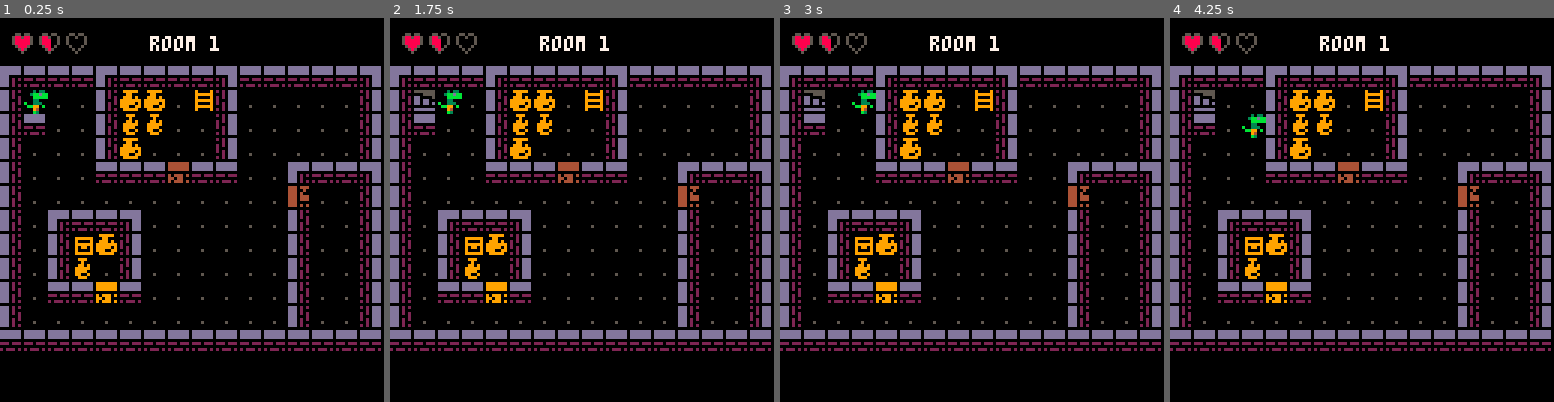
Above: before the commit, frames 1-4 (left to right).
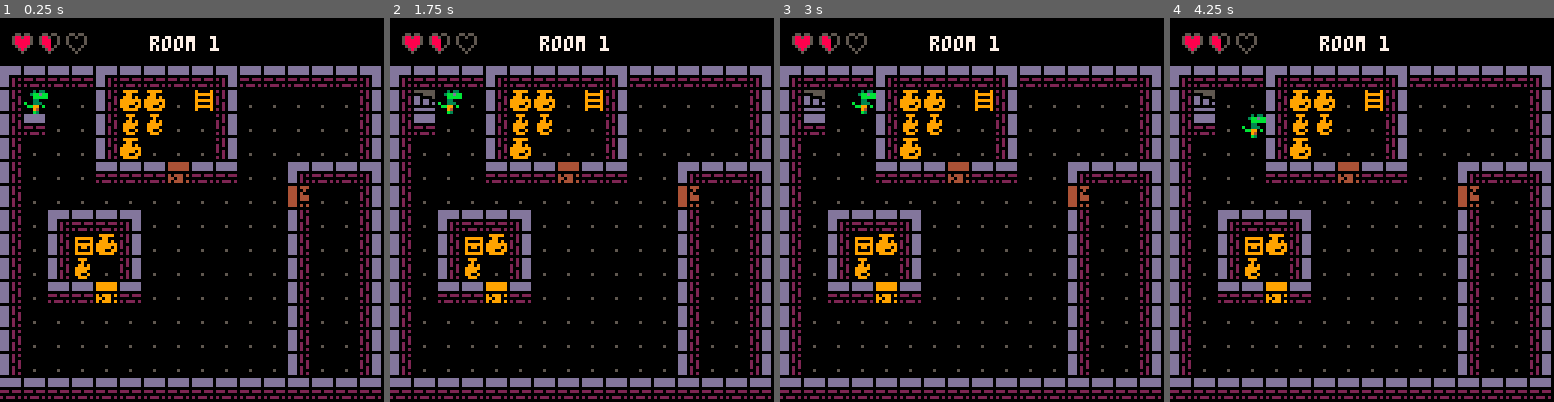
Above: after the commit, the same moments.

Repository: robotspacefish/dungeon_dino
Game: PICO-8 cartridge dungeon_dino.p8
Two runs of this game, one before a commit and one after it. Both use one fixed random seed, a clock stepped at 60 frames per second and the inputs below.
Inputs:
- Up to frame 1 (0.25 s): no input
- Up to frame 2 (1.75 s): hold Right from 1.6 s (still down)
- Up to frame 3 (3 s): release Right at 2.1 s; hold Up 2.15-2.42 s; hold Right from 2.47 s (still down)
- Up to frame 4 (4.25 s): release Right at 3.03 s; hold Left 3.08-3.58 s; hold Down 3.63-3.97 s; hold Right from 4.02 s (still down)

The runs differ from the first frame. In frame 1, 6.9% of the frame differs, in the area x 0-100%, y 81-100%; in frame 2, 6.9%; in frame 3, 6.9%; in frame 4, 6.9%.

Commit message:
WIP inventory display

Diff:
--- a/dungeon_dino.p8
+++ b/dungeon_dino.p8
@@ -27,7 +27,7 @@
 end--_draw()
 
 function ui()
-	x=4
+	local x=4
 	--example health
 	spr(health.full,x,4)
 	spr(health.half,x+9,4)
@@ -36,6 +36,15 @@
 	--example location for text
 	local location="room 1"
 	print(location, (128/2)-(#location)-8,6,7)
+
+	--inventory display
+	local y,y_add=14*8,2
+	local x_add=0
+	-- print("test",0,y+y_add,7)
+	-- for i in all(player.items) do
+	-- 	print(#i,x+x_add,y+y_add,7)
+	--
+	-- end
 end
 
 function print_debug()
@@ -299,9 +308,9 @@
 d1c0d1dcc0d2c0c0c0c0c0c0d1c0c0d200000000000000000000000000000000000000000000000000000000000000000000000000000000000000000000000000000000000000000000000000000000000000000000000000000000000000000000000000000000000000000000000000000000000000000000000000000000
 d1c0d3d3ded3c0c0c0c0c0c0d1c0c0d200000000000000000000000000000000000000000000000000000000000000000000000000000000000000000000000000000000000000000000000000000000000000000000000000000000000000000000000000000000000000000000000000000000000000000000000000000000
 d1c0c0c0c0c0c0c0c0c0c0c0d1c0c0d200000000000000000000000000000000000000000000000000000000000000000000000000000000000000000000000000000000000000000000000000000000000000000000000000000000000000000000000000000000000000000000000000000000000000000000000000000000
+d1c0c0c0c0c0c0c0c0c0c0c0d1c0c0d200000000000000000000000000000000000000000000000000000000000000000000000000000000000000000000000000000000000000000000000000000000000000000000000000000000000000000000000000000000000000000000000000000000000000000000000000000000
+d1c0c0c0c0c0c0c0c0c0c0c0d1c0c0d200000000000000000000000000000000000000000000000000000000000000000000000000000000000000000000000000000000000000000000000000000000000000000000000000000000000000000000000000000000000000000000000000000000000000000000000000000000
 d3d3d3d3d3d3d3d3d3d3d3d3d3d3d3d300000000000000000000000000000000000000000000000000000000000000000000000000000000000000000000000000000000000000000000000000000000000000000000000000000000000000000000000000000000000000000000000000000000000000000000000000000000
-c9c9c9c9c9c9c9c9c9c9c9c9c9c9c9c900000000000000000000000000000000000000000000000000000000000000000000000000000000000000000000000000000000000000000000000000000000000000000000000000000000000000000000000000000000000000000000000000000000000000000000000000000000
-0000000000000000000000000000000000000000000000000000000000000000000000000000000000000000000000000000000000000000000000000000000000000000000000000000000000000000000000000000000000000000000000000000000000000000000000000000000000000000000000000000000000000000
 0000000000000000000000000000000000000000000000000000000000000000000000000000000000000000000000000000000000000000000000000000000000000000000000000000000000000000000000000000000000000000000000000000000000000000000000000000000000000000000000000000000000000000
 0000000000000000000000000000000000000000000000000000000000000000000000000000000000000000000000000000000000000000000000000000000000000000000000000000000000000000000000000000000000000000000000000000000000000000000000000000000000000000000000000000000000000000
 c9c9c9c9c9c9c9c9c9c9c9c9c9c9c9c900000000000000000000000000000000000000000000000000000000000000000000000000000000000000000000000000000000000000000000000000000000000000000000000000000000000000000000000000000000000000000000000000000000000000000000000000000000
